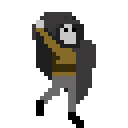
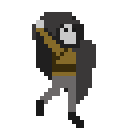
Layers edited between the first and the second (128, 128) image:
painted on "Hood" over [left=52, top=16, right=68, bottom=36]
painted on "Face" over [left=64, top=28, right=76, bottom=32]
painted on "Torso" over [left=60, top=48, right=68, bottom=56]
painted on "Feet" over [left=36, top=100, right=84, bottom=128]
